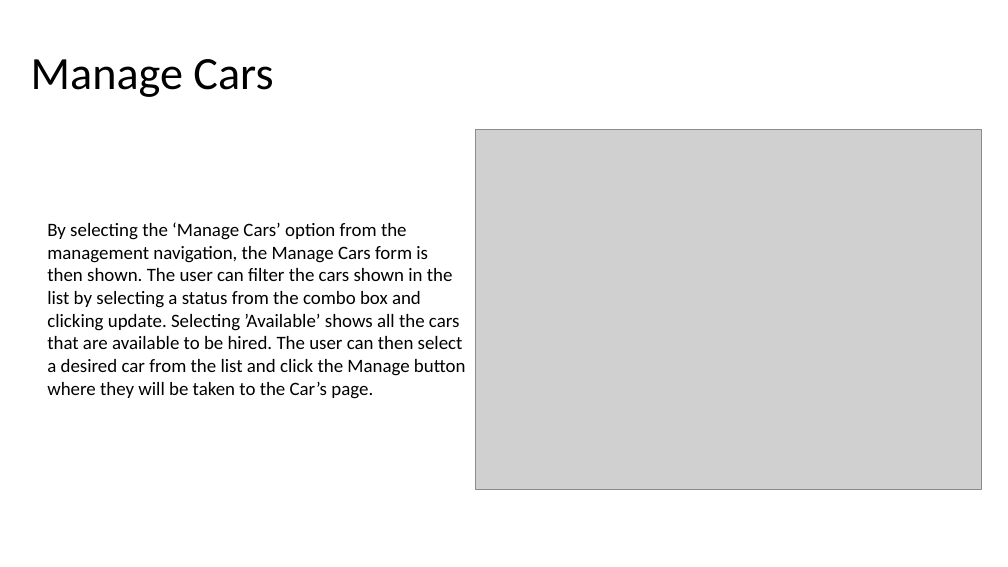
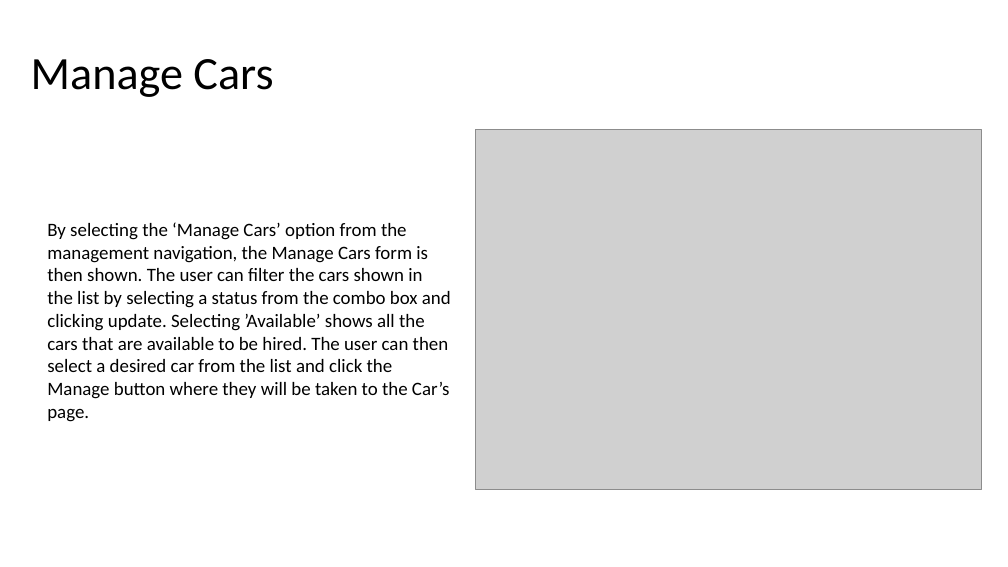
Before and after one commit to DanDecrypted/UniSystems, a slide deck: slide 9 of Walkthrough.pptx. Drawn at 1008x567 pixels with LibreOffice and Linux fonts; fonts in the diff are those of the drawing; grey boxes stand for pictures. Boxes give left, top, right and bottom in pixels: in the first picture for what was removed or moved away, otherwise in the second. Text is boxed around its words. In the diff, an @@ line names an element or a change of style, - is before the commit and + after.

```diff
--- a/Walkthrough.pptx
+++ b/Walkthrough.pptx
@@ text "By selecting the ‘Manage Cars’ ..." rewrapped from [47, 222, 466, 399] to [47, 222, 451, 422] @@
```
Also in this commit, not shown: 1 other slide changed, 11 slides added, 4 other files.
